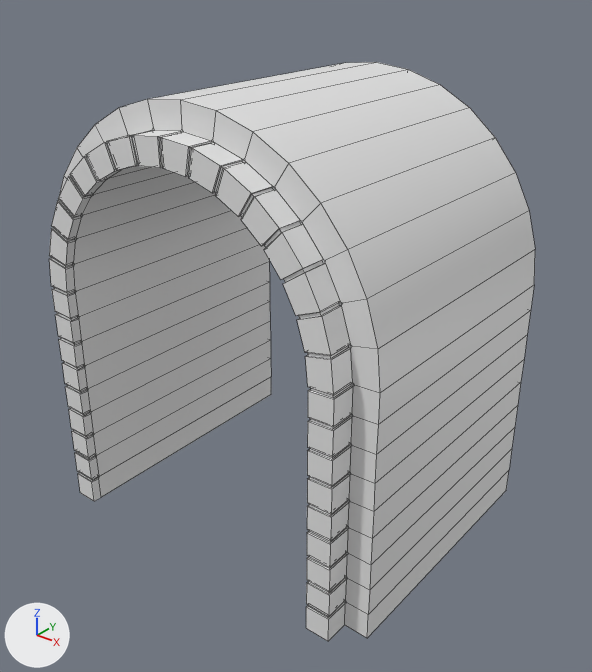
The OBJ model GODOT-Projects/sprite-anim-test-walk/assets/arbor.obj: old version first, new version second.
One viewpoint serves both versions: a 50 mm lens placed at (7.32, -9.16, 8.44), pointed at (0.3, -0.38, 2.99). The lights are fixed; the arrows at lower left show +X, +Y and +Z. Mesh edges are drawn as thin lines. Where no turn or scale is listed for an object, it has been applied to the vertices.
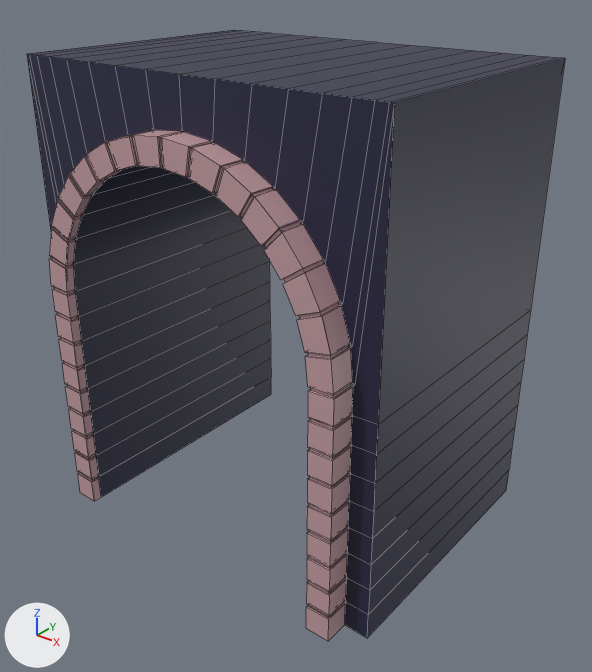
Commit message: edited arch mesh

Pixel boxes [x1, y1, x2, y2] of what changed, in the pictures (592 x 672 px; the box of a moved part takes in the faces that stretch with it):
'Cube.001', recoloured, reshaped, surface changed (11% wider)
    before: [49, 62, 535, 641]
    after: [27, 30, 565, 641]
part 1 of me_cube_001, moved or reshaped
    before: [180, 100, 380, 425]
    after: [179, 74, 394, 425]
part 2 of me_cube_001, moved or reshaped
    before: [181, 62, 535, 424]
    after: [182, 42, 565, 424]
part 3 of me_cube_001, moved or reshaped
    before: [58, 99, 182, 200]
    after: [27, 54, 182, 229]
part 4 of me_cube_001, moved or reshaped
    before: [151, 62, 374, 100]
    after: [30, 30, 375, 74]
part 5 of me_cube_001, surface changed
    both: [49, 128, 531, 641]

Patch to the scene script:
```diff
--- a/GODOT-Projects/sprite-anim-test-walk/assets/arbor.obj.py
+++ b/GODOT-Projects/sprite-anim-test-walk/assets/arbor.obj.py
@@ img_arch_color_png @@
+img_arch_color_png = load_image('arch-color.png', 'arch-color.png', 1024, 1024, 'sRGB')
@@ mat_arch_texture @@
+mat_arch_texture = principled_material('arch-texture')
+mat_arch_texture.texture = img_arch_color_png
@@ me_cube_001 @@
 # used by ob_cube_001; location = (0.0, 0.0, 0.0)
-me_cube_001.from_pydata(...)  # 742 vertices, 707 faces; spans x -2.98..2.98, y -2.58..1.98, z 0.0..6.71
+me_cube_001.from_pydata(...)  # 742 vertices, 707 faces; spans x -2.98..2.98, y -2.58..1.98, z 0.0..7.0
+# me_cube_001 part 1: 9 of the vertices in x 0.0..2.98, y -2.2, z 3.77..6.71 are scaled about their middle by (1, 1, 1.43e-05), then moved by (0.0, 0.0, 1.76)
+# me_cube_001 part 2: 9 of the vertices in x 0.0..2.98, y 1.98, z 3.77..6.71 are scaled about their middle by (1, 1, 1.43e-05), then moved by (0.0, 0.0, 1.76)
+# me_cube_001 part 3: 8 of the vertices in x -2.98..-0.58, y -2.2, z 3.77..6.65 are scaled about their middle by (1, 1, 1.43e-05), then moved by (0.0, 0.0, 1.76)
+# me_cube_001 part 4: 8 of the vertices in x -2.98..-0.58, y 1.98, z 3.77..6.65 are scaled about their middle by (1, 1, 1.43e-05), then moved by (0.0, 0.0, 1.76)
+# me_cube_001 part 5: texture (UV) coordinates of 707 of 707 faces, centred in x -2.98..2.98, y -2.58..1.98, z 0.0..6.68, changed; they spanned u 0.12..0.88, v 0.0..1.0 and now span u 0.0..1.0, v 0.0..0.95
+me_cube_001.materials.append(mat_arch_texture)  # picture img_arch_color_png
```
